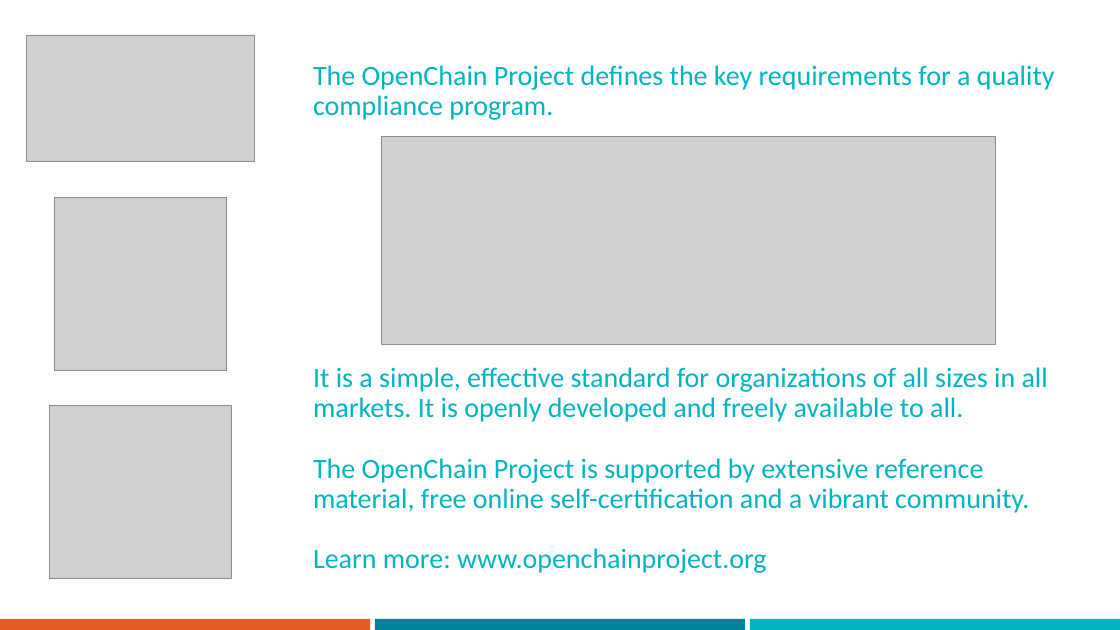
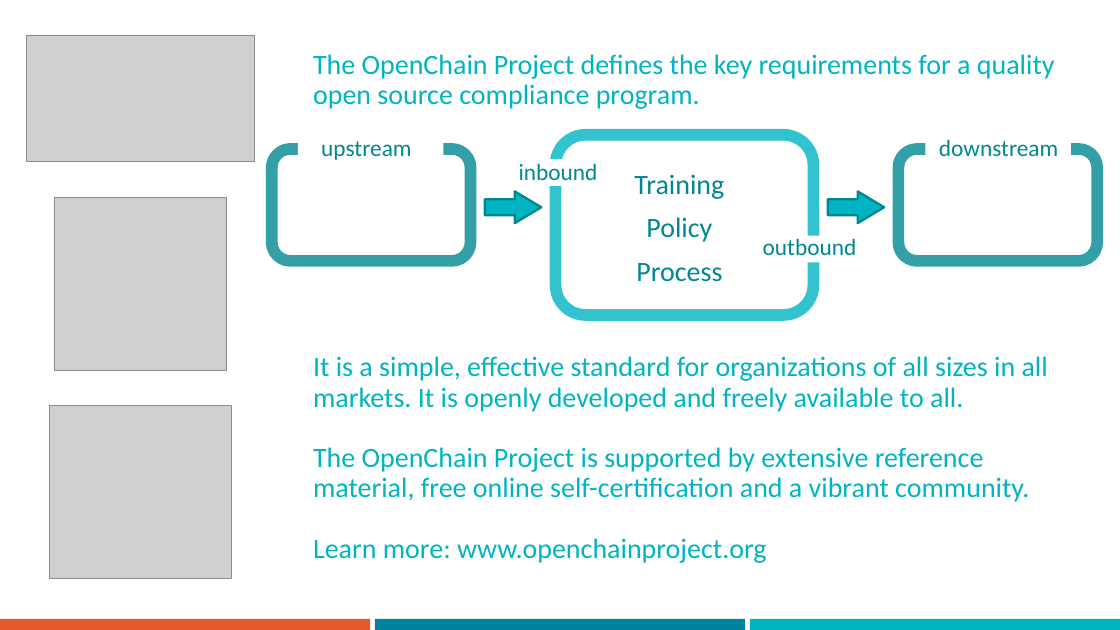
Before and after one commit to OpenChain-Project/Onboarding, a slide deck: slide 1 of one-slide/OpenChain-One-Slide-Overview.odp. Drawn at 1120x630 pixels with LibreOffice and Linux fonts; fonts in the diff are those of the drawing; grey boxes stand for pictures. Boxes give left, top, right and bottom in pixels: in the first picture for what was removed or moved away, otherwise in the second. Text is boxed around its words. In the diff, an @@ line names an element or a change of style, - is before the commit and + after.

```diff
--- a/one-slide/OpenChain-One-Slide-Overview.odp
+++ b/one-slide/OpenChain-One-Slide-Overview.odp
@@ text "The OpenChain Project defines the ..." moved from (x1=313, y1=65, x2=1055, y2=573) to (x1=313, y1=54, x2=1055, y2=563) @@
@@ text at (x1=313, y1=54, x2=1055, y2=109): text changed @@
-The OpenChain Project defines the key requirements for a quality compliance program.
+The OpenChain Project defines the key requirements for a quality open source compliance program.
@@ rounded rectangle added at (x1=271, y1=149, x2=471, y2=260), outline #008892 10.01 pt @@
@@ rectangle added at (x1=298, y1=134, x2=444, y2=161), fill #FFFFFF @@
@@ text added at (x1=321, y1=141, x2=411, y2=160), 20 pt, text #008892 @@
+upstream
@@ picture removed at (x1=381, y1=136, x2=996, y2=344) @@
@@ rounded rectangle added at (x1=555, y1=134, x2=813, y2=315), outline #00B4C2 10.01 pt @@
@@ rounded rectangle added at (x1=899, y1=149, x2=1098, y2=260), outline #008892 10.01 pt @@
@@ rectangle added at (x1=926, y1=134, x2=1071, y2=161), fill #FFFFFF @@
@@ text added at (x1=939, y1=139, x2=1058, y2=156), 20 pt, text #008892 @@
+downstream
@@ rectangle added at (x1=488, y1=159, x2=634, y2=186), fill #FFFFFF @@
@@ text added at (x1=519, y1=163, x2=598, y2=180), 20 pt, text #008892 @@
+inbound
@@ text added at (x1=634, y1=174, x2=724, y2=199), 24 pt, text #008892 @@
+Training
@@ right arrow added at (x1=485, y1=192, x2=541, y2=223), fill #00B4C2, outline #008892 2.01 pt @@
@@ right arrow added at (x1=828, y1=192, x2=884, y2=223), fill #00B4C2, outline #008892 2.01 pt @@
@@ text added at (x1=646, y1=217, x2=712, y2=242), 24 pt, text #008892 @@
+Policy
@@ rectangle added at (x1=740, y1=235, x2=886, y2=262), fill #FFFFFF @@
@@ text added at (x1=763, y1=238, x2=857, y2=255), 20 pt, text #008892 @@
+outbound
@@ text added at (x1=636, y1=263, x2=722, y2=282), 24 pt, text #008892 @@
+Process
```
Also in this commit, not shown: 2 other files.
